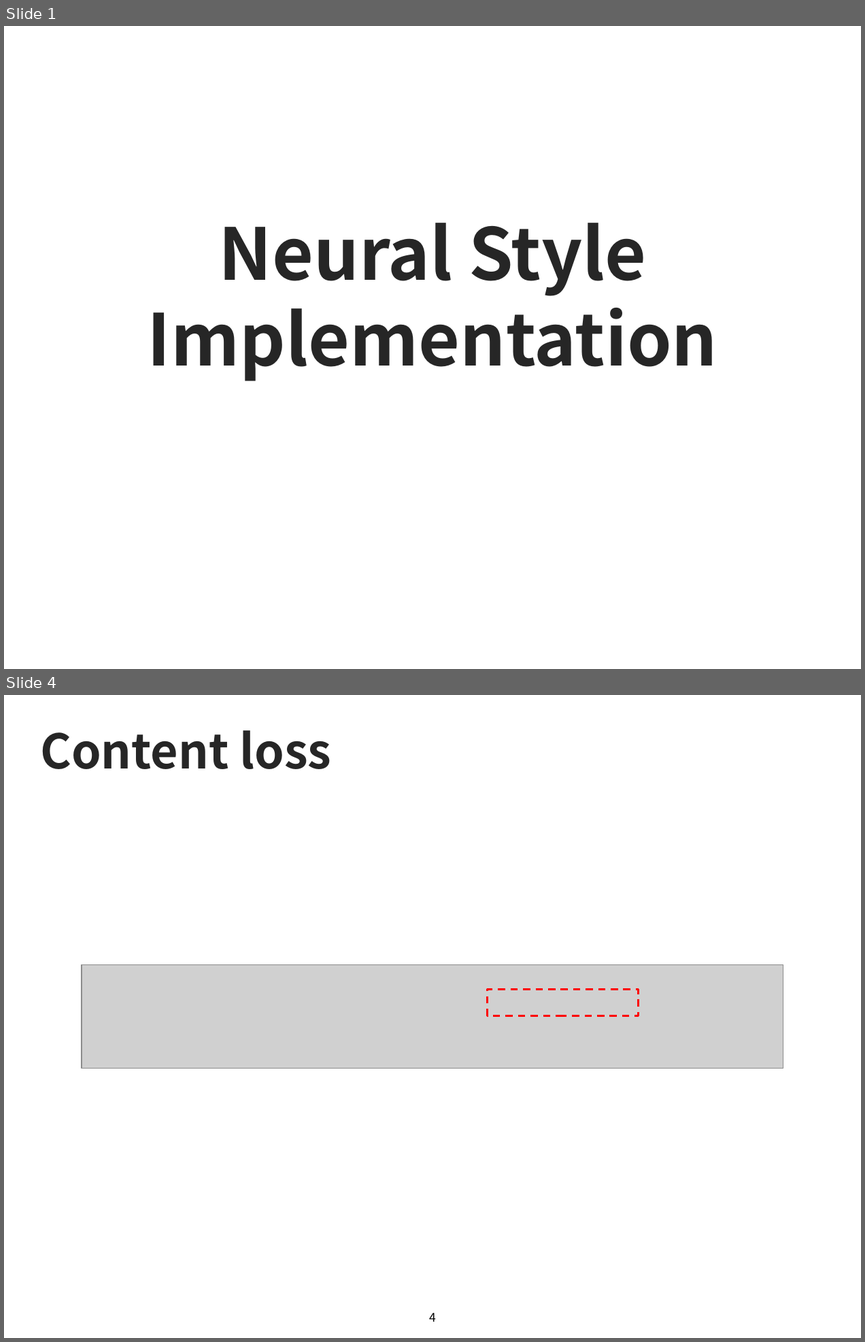
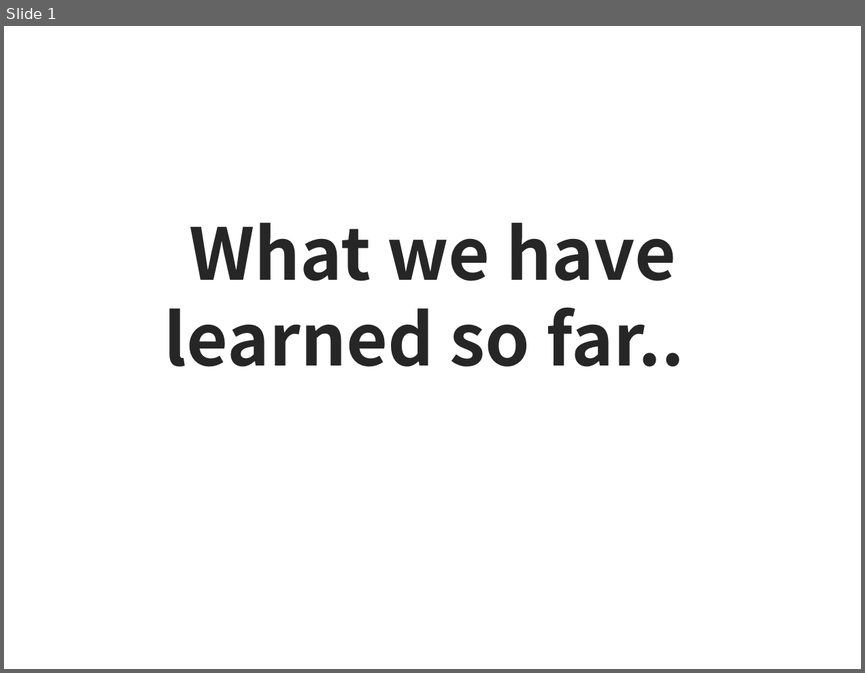
Before and after one commit to sjchoi86/Deep-Learning-101, a slide deck: lecture_notes/Week6-2e What we have learned.pptx. Shown one above the other, each under a label of ours: slides 1 and 4 before the commit, slide 1 after it; the slides between them are not shown. The pictures are 865x1342 and 865x673 pixels, drawn with LibreOffice and Linux fonts; fonts in the diff are those of the drawing; grey boxes stand for pictures. Boxes give left, top, right and bottom in pixels: in the first picture for what was removed or moved away, otherwise in the second. Text is boxed around its words. In the diff, an @@ line names an element or a change of style, - is before the commit and + after.

```diff
--- a/lecture_notes/Week6-2e What we have learned.pptx
+++ b/lecture_notes/Week6-2e What we have learned.pptx
@@ slide 4 removed at [4,695,861,1338], background #FFFFFF @@
@@ title removed at [40,730,332,769] @@
-Content loss
@@ picture removed at [82,965,784,1068] @@
@@ rectangle removed at [487,989,638,1015] @@
@@ page number removed at [429,1312,436,1321] @@
-4
@@ slide 1 changed as well @@
@@ text at [164,223,684,367]: text changed @@
-Neural Style Implementation
+What we have learned so far..
```
Also in this commit, not shown: 7 slides added, 6 other slides removed, 2 other files.
